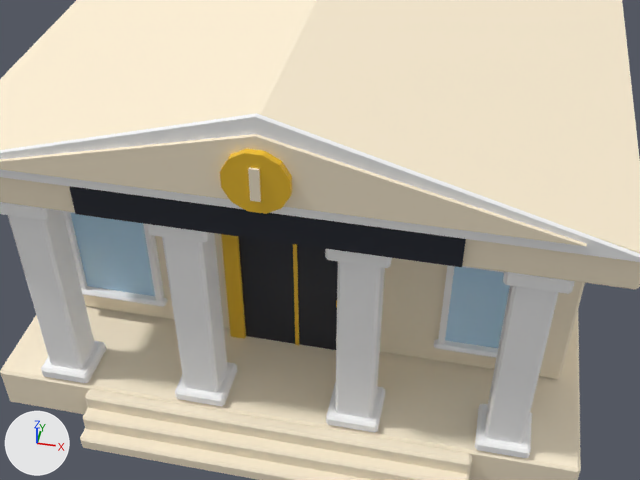
The Blender file art/blender/bank.blend, before and after one commit.
One viewpoint serves both versions: the file's camera '_review_cam'. Every picture has the same lights, and +X, +Y and +Z are marked at lower left. The older version comes first.

Objects in the first picture: 'bank', 'sign_board'.
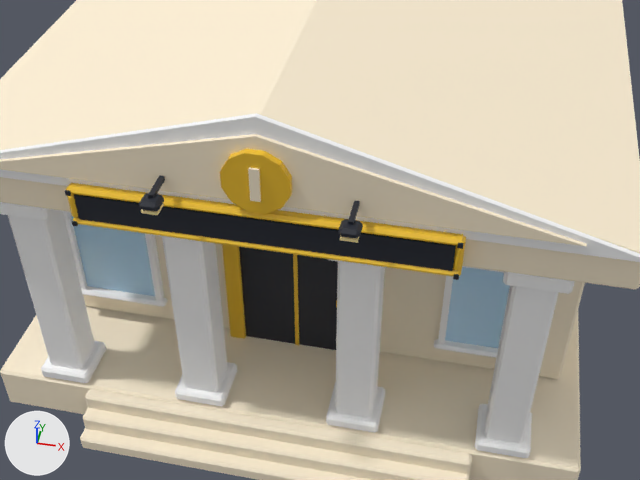
Changed parts and their boxes [x1, y1, x2, y2] in the pictures (640 x 480 px):
```json
{"object": "sign_board", "change": "rescaled", "before": [69, 186, 466, 267], "after": [74, 194, 456, 271]}
{"object": "sign_frame", "change": "added", "after": [65, 175, 466, 280], "faces in mat_pal_sun_yellow (yellow #f4c430)": [66, 183, 466, 277], "faces in mat_pal_night (dark blue #1f2430)": [65, 175, 463, 280], "faces in mat_pal_glow (beige #ffe9a8)": [141, 203, 359, 243]}
```

Scene script edits in JSON lines:
```json
{"op": "add", "block": "mat_pal_glow", "code": ["mat_pal_glow = principled_material('pal_glow')", "mat_pal_glow.base_color = (1.0, 0.815, 0.392)  # beige #ffe9a8"]}
{"block": "me_sign_board", "where": "# used by ob_sign_board; location = (0.0, 0.0, 0.0)"}
{"op": "remove", "block": "me_sign_board", "code": "me_sign_board.from_pydata(...)  # 8 vertices, 6 faces; spans x -2.4..2.4, y -3.52..-3.45, z 4.27..4.68"}
{"op": "add", "block": "me_sign_board", "code": "me_sign_board.from_pydata(...)  # 8 vertices, 6 faces; spans x -2.3..2.3, y -3.63..-3.59, z 4.29..4.66"}
{"block": "me_sign_board", "change": "me_sign_board part 1: the whole mesh is scaled about its middle by (0.958, 0.571, 0.902), then moved by (0.0, -0.12, 0.0)"}
{"op": "add", "block": "me_sign_frame", "code": ["me_sign_frame = bpy.data.meshes.new('sign_frame')", "me_sign_frame.from_pydata(...)  # 220 vertices, 222 faces; spans x -2.4..2.4, y -4.07..-3.45, z 4.19..5.08", "# faces by material slot: [110, 100, 12]", "me_sign_frame.materials.append(mat_pal_sun_yellow)  # yellow #f4c430", "me_sign_frame.materials.append(mat_pal_night)  # dark blue #1f2430", "me_sign_frame.materials.append(mat_pal_glow)  # beige #ffe9a8"]}
{"op": "add", "block": "ob_sign_frame", "code": ["ob_sign_frame = bpy.data.objects.new('sign_frame', me_sign_frame)", "ob_sign_frame.location = (0.0, 0.0, 0.0)"]}
```
